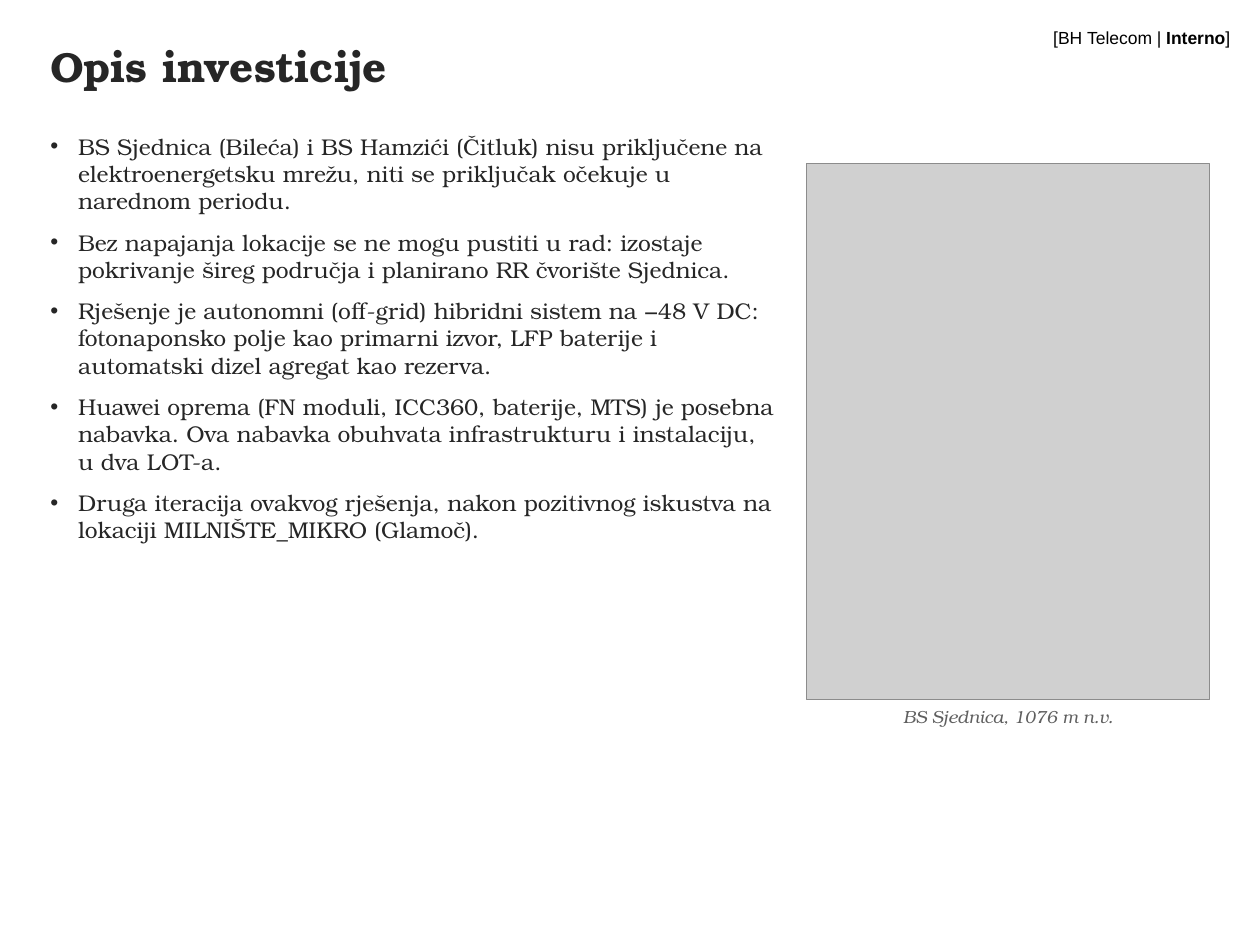
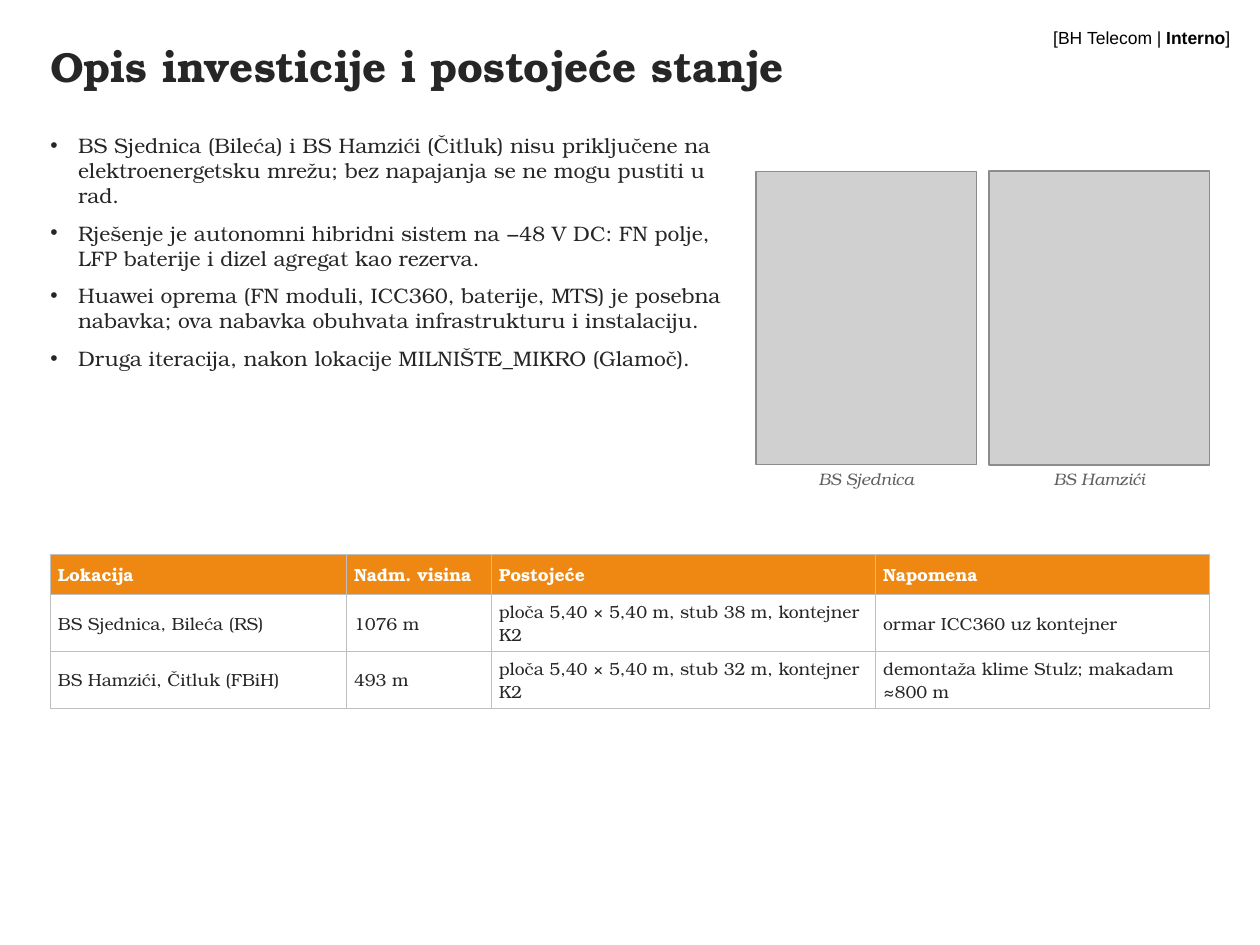
Before and after one commit to ruledicaprio/solar-rfp-engine, a slide deck: slide 2 of rfp-hybrid-solar-td/TD-OUTPUT/5. Prezentacija planirane nabavke - hibridni sistemi BS Sjednica i BS Hamzići.pptx. Drawn at 1260x945 pixels with LibreOffice and Linux fonts; fonts in the diff are those of the drawing; grey boxes stand for pictures; background and template pictures are left out. Boxes give left, top, right and bottom in pixels: in the first picture for what was removed or moved away, otherwise in the second. Text is boxed around its words. In the diff, an @@ line names an element or a change of style, - is before the commit and + after.

Commit message:
Prezentacija skraćena na 6 slajdova
Naslovni, opis investicije i postojeće stanje, tehničko rješenje i predmet
nabavke, predračunska vrijednost i dinamika, postupak od objave do ugovora,
HVALA NA PAŽNJI. Uslovi za ponuđače, primopredaja i rizici prešli u bilješke.

```diff
--- a/rfp-hybrid-solar-td/TD-OUTPUT/5. Prezentacija planirane nabavke - hibridni sistemi BS Sjednica i BS Hamzići.pptx
+++ b/rfp-hybrid-solar-td/TD-OUTPUT/5. Prezentacija planirane nabavke - hibridni sistemi BS Sjednica i BS Hamzići.pptx
@@ text at [50,50,785,92]: text changed @@
-Opis investicije
+Opis investicije i postojeće stanje
@@ text at [78,135,721,371]: text changed; size 13 to 12 pt @@
-• BS Sjednica (Bileća) i BS Hamzići (Čitluk) nisu priključene na elektroenergetsku mrežu, niti se priključak očekuje u narednom periodu.
-• Bez napajanja lokacije se ne mogu pustiti u rad: izostaje pokrivanje šireg područja i planirano RR čvorište Sjednica.
-• Rješenje je autonomni (off-grid) hibridni sistem na −48 V DC: fotonaponsko polje kao primarni izvor, LFP baterije i automatski dizel agregat kao rezerva.
-• Huawei oprema (FN moduli, ICC360, baterije, MTS) je posebna nabavka. Ova nabavka obuhvata infrastrukturu i instalaciju, u dva LOT-a.
-• Druga iteracija ovakvog rješenja, nakon pozitivnog iskustva na lokaciji MILNIŠTE_MIKRO (Glamoč).
+• BS Sjednica (Bileća) i BS Hamzići (Čitluk) nisu priključene na elektroenergetsku mrežu; bez napajanja se ne mogu pustiti u rad.
+• Rješenje je autonomni hibridni sistem na −48 V DC: FN polje, LFP baterije i dizel agregat kao rezerva.
+• Huawei oprema (FN moduli, ICC360, baterije, MTS) je posebna nabavka; ova nabavka obuhvata infrastrukturu i instalaciju.
+• Druga iteracija, nakon lokacije MILNIŠTE_MIKRO (Glamoč).
@@ picture: place and size @@
-picture at [806,164,1210,701]
+picture at [756,171,976,465]
@@ picture added at [989,171,1210,465] @@
@@ text at [819,473,914,489]: text changed; size 10 to 9.5 pt @@
-BS Sjednica, 1076 m n.v.
+BS Sjednica
@@ text added at [1054,473,1145,485], 9.5 pt, text #5F5F5F, italic @@
+BS Hamzići
@@ table added at [50,554,1210,708], 3 rows, 4 columns @@
+Lokacija | Nadm. visina | Postojeće | Napomena
+BS Sjednica, Bileća (RS) | 1076 m | ploča 5,40 × 5,40 m, stub 38 m, kontejner K2 | ormar ICC360 uz kontejner
+BS Hamzići, Čitluk (FBiH) | 493 m | ploča 5,40 × 5,40 m, stub 32 m, kontejner K2 | demontaža klime Stulz; makadam ≈800 m
```
Also in this commit, not shown: 2 slides added, 11 slides removed, 1 other file.
